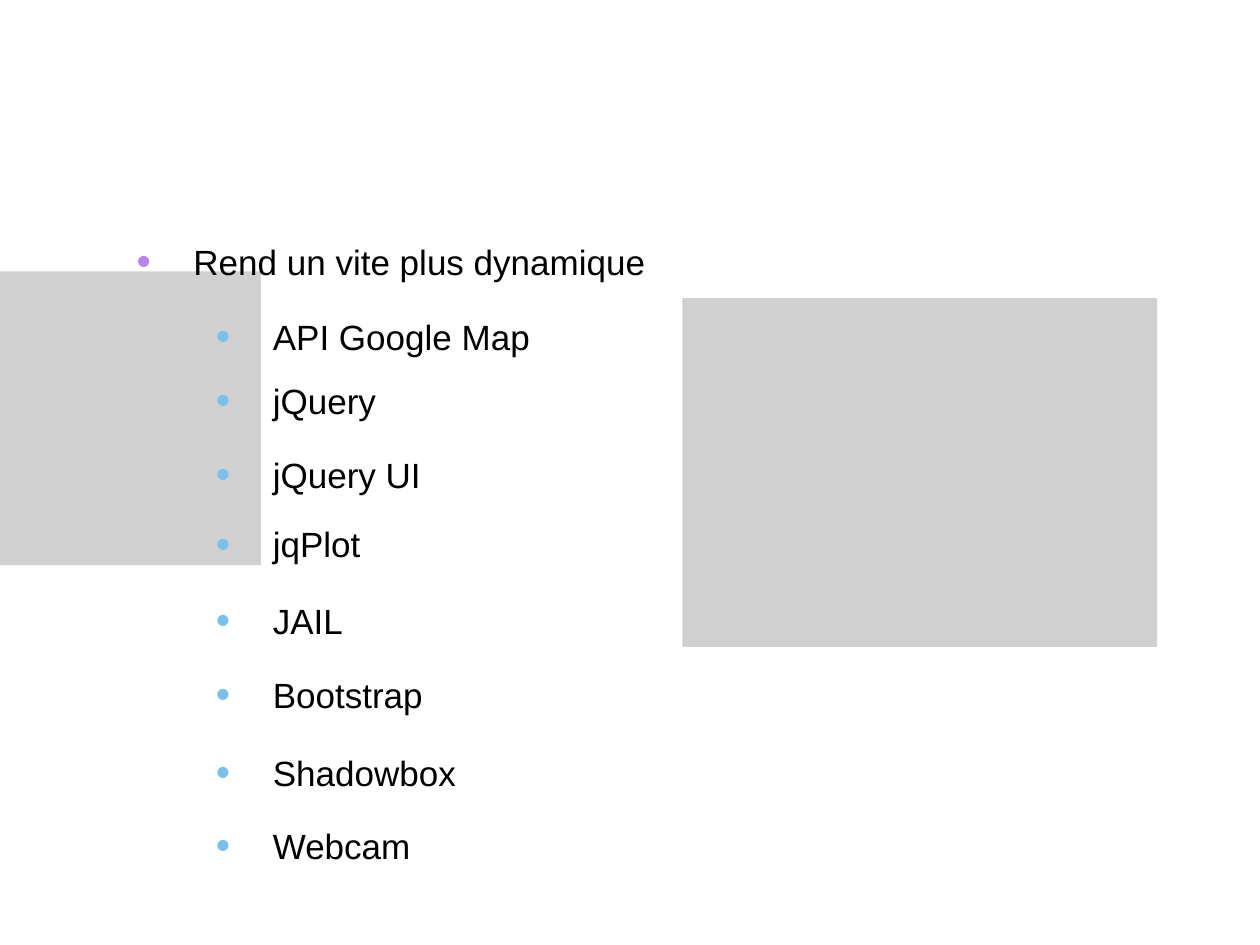
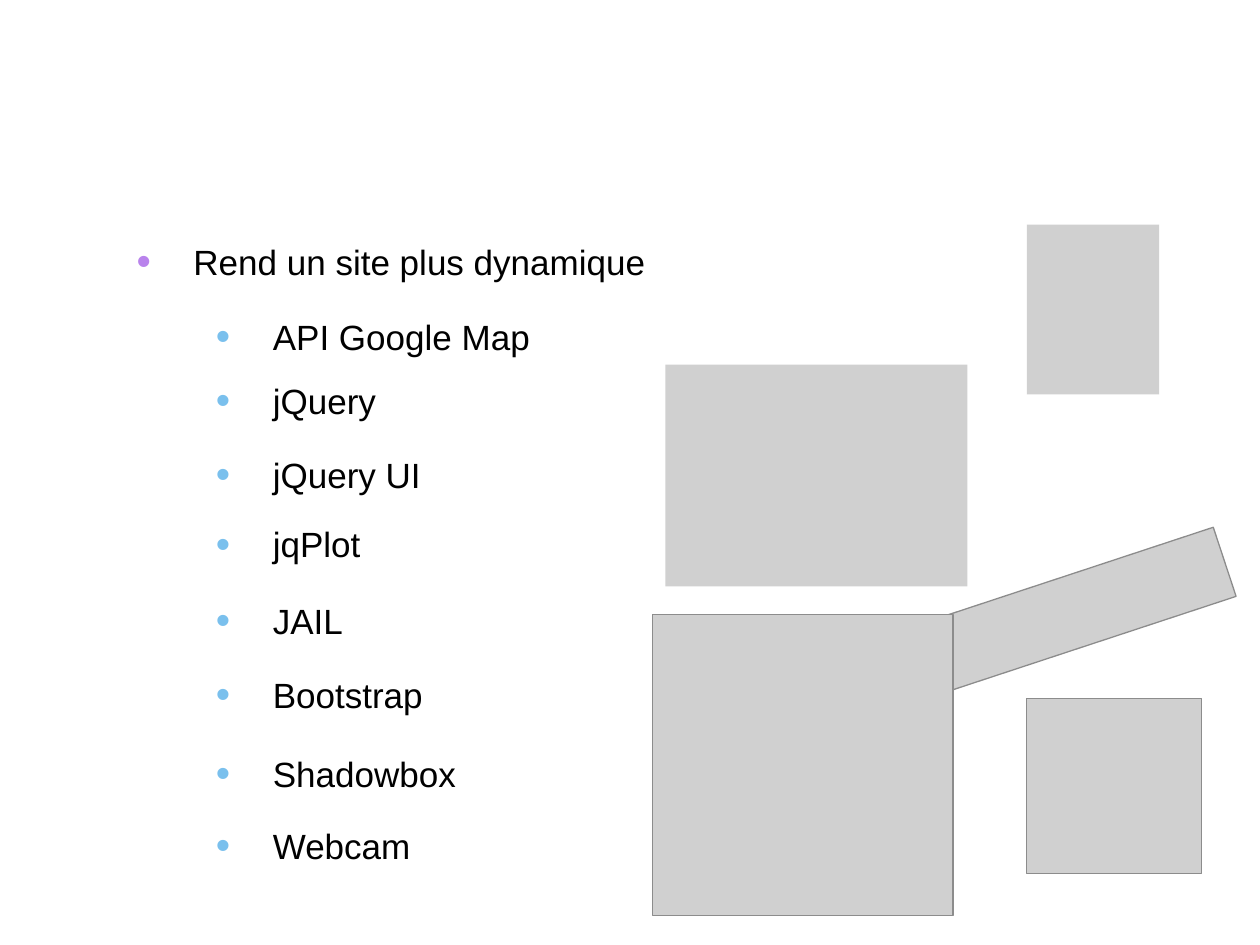
Before and after one commit to valentindoulcier/rba-innophyt, a slide deck: slide 12 of Documents/Soutenance/Présentation.pptx. Drawn at 1260x945 pixels with LibreOffice and Linux fonts; fonts in the diff are those of the drawing; grey boxes stand for pictures; background and template pictures are left out. Boxes give left, top, right and bottom in pixels: in the first picture for what was removed or moved away, otherwise in the second. Text is boxed around its words. In the diff, an @@ line names an element or a change of style, - is before the commit and + after.

```diff
--- a/Documents/Soutenance/Présentation.pptx
+++ b/Documents/Soutenance/Présentation.pptx
@@ picture: place and size @@
-picture at bbox=[0, 271, 261, 564]
+picture at bbox=[1027, 224, 1159, 394]
@@ text at bbox=[193, 249, 645, 282]: text changed @@
-• Rend un vite plus dynamique
+• Rend un site plus dynamique
@@ picture: place and size @@
-picture at bbox=[683, 299, 1158, 648]
+picture at bbox=[665, 364, 968, 586]
@@ picture added at bbox=[892, 527, 1236, 703] @@
@@ picture added at bbox=[653, 615, 953, 915] @@
@@ picture added at bbox=[1027, 698, 1202, 873] @@
```
Also in this commit, not shown: 10 other slides changed, 2 slides added, 2 slides removed.
